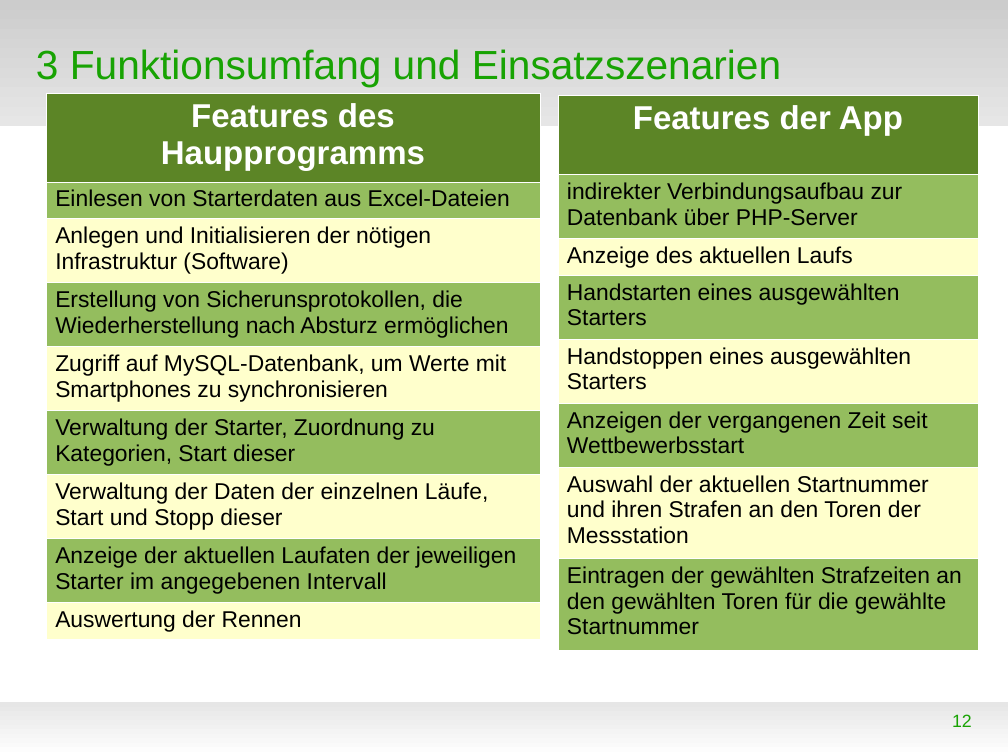
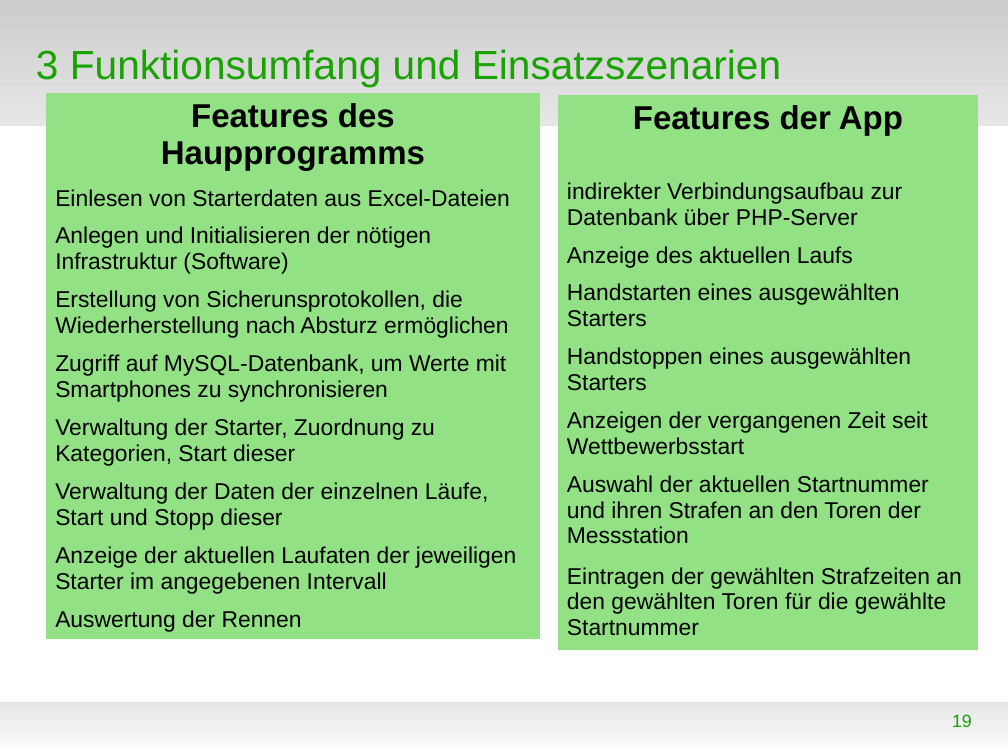
Before and after one commit to WorldofJARcraft/Kanu-s.a.M., a slide deck: slide 19 of Präsentation/Präsentation.odp (slide 12 before the commit). Drawn at 1008x756 pixels with LibreOffice and Linux fonts; fonts in the diff are those of the drawing; background and template pictures are left out. Boxes give left, top, right and bottom in pixels: in the first picture for what was removed or moved away, otherwise in the second. Text is boxed around its words. In the diff, an @@ line names an element or a change of style, - is before the commit and + after.

```diff
--- a/Präsentation/Präsentation.odp
+++ b/Präsentation/Präsentation.odp
@@ table at (47, 93, 541, 636) @@
@@ fill #5C8526 to #92E285 in row 1, column 1 @@
@@ fill #94BD5E to #92E285 in 4 cells @@
@@ fill #FFFFCC to #92E285 in 4 cells @@
@@ text colour #FFFFFF to #000000 in "Features des Haupprogramms" @@
@@ borders changed @@
@@ table at (558, 95, 979, 640) @@
@@ fill #5C8526 to #92E285 in row 1, column 1 @@
@@ fill #94BD5E to #92E285 in 4 cells @@
@@ fill #FFFFCC to #92E285 in 3 cells @@
@@ text colour #FFFFFF to #000000 in "Features der App" @@
@@ borders changed @@
@@ page number at (952, 714, 972, 727): text changed @@
-12
+19
```
Also in this commit, not shown: 8 other slides changed, 43 slides added, 5 slides removed, 6 other files.
